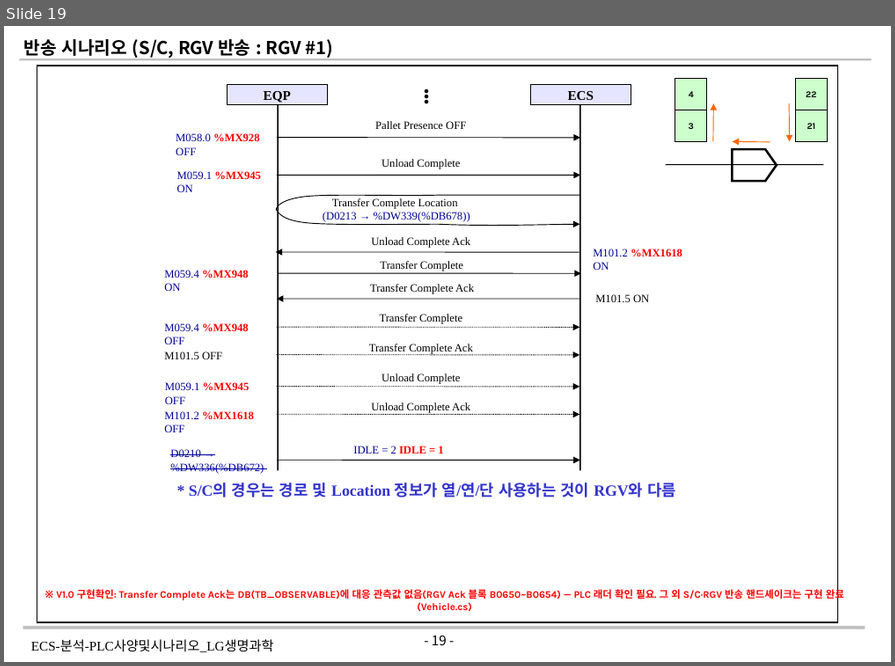
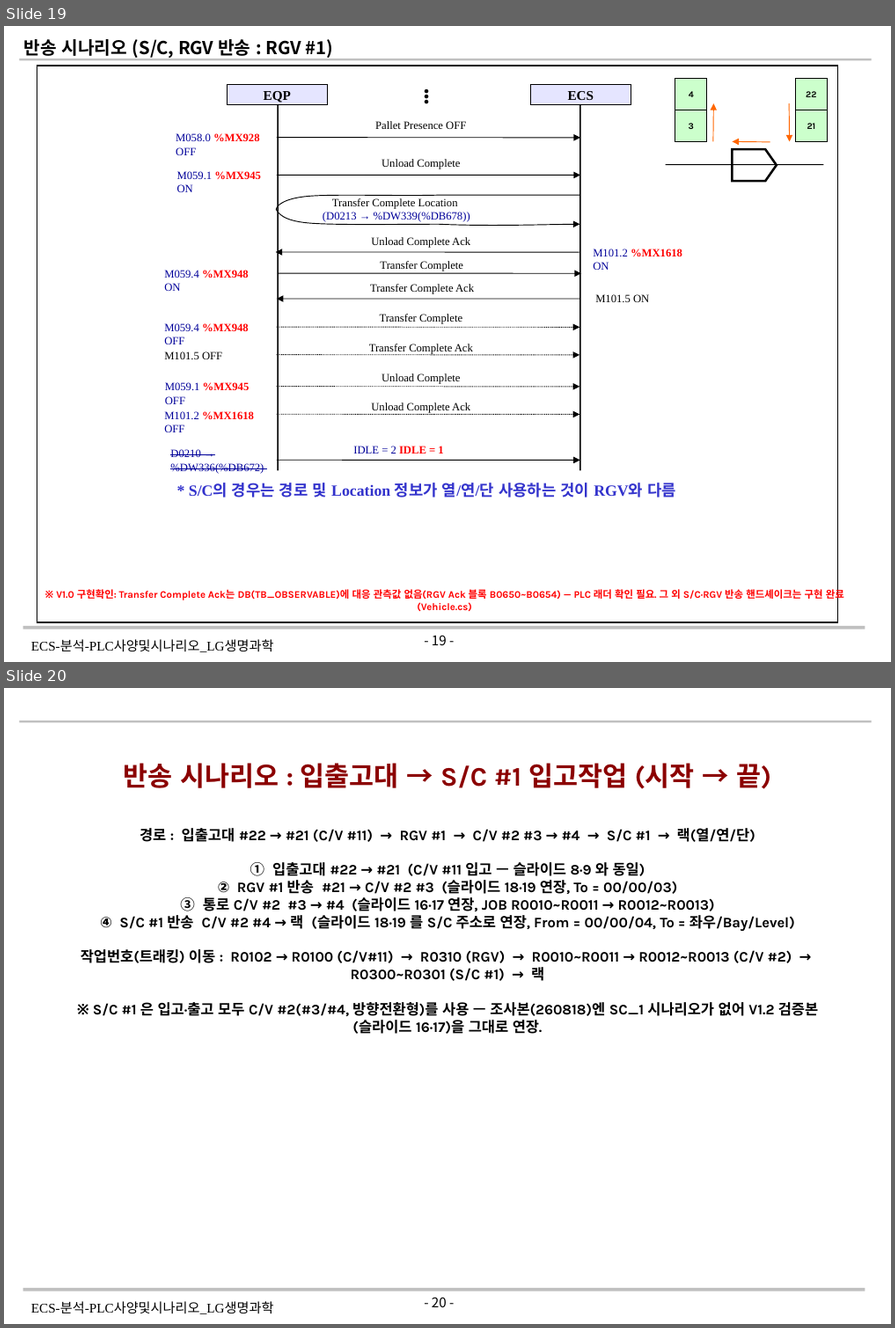
Before and after one commit to yeorijby-coder/LGLS_ALL, a slide deck: ECS-분석-PLC사양및시나리오_LG생명과학_V1.3_20260819.pptx. Shown one above the other, each under a label of ours: slide 19 before the commit, slides 19 and 20 after it. The pictures are 895x666 and 895x1328 pixels, drawn with LibreOffice and Linux fonts; fonts in the diff are those of the drawing; background and template pictures are left out. Boxes give left, top, right and bottom in pixels: in the first picture for what was removed or moved away, otherwise in the second. Text is boxed around its words. In the diff, an @@ line names an element or a change of style, - is before the commit and + after.

```diff
--- a/ECS-분석-PLC사양및시나리오_LG생명과학_V1.3_20260819.pptx
+++ b/ECS-분석-PLC사양및시나리오_LG생명과학_V1.3_20260819.pptx
@@ slide 20 added at box(4, 688, 891, 1324), background #FFFFFF; not listed: 4 template elements that a slide beside it also shows @@
@@ text added at box(124, 763, 771, 789), 24 pt, text #8B0000, bold @@
+반송 시나리오 : 입출고대 → S/C #1 입고작업 (시작 → 끝)
@@ text added at box(81, 828, 818, 1034), 13 pt, text #000000, bold @@
+경로 : 입출고대 #22 → #21 (C/V #11) → RGV #1 → C/V #2 #3 → #4 → S/C #1 → 랙(열/연/단)
+① 입출고대 #22 → #21 (C/V #11 입고 — 슬라이드 8·9 와 동일)
+② RGV #1 반송 #21 → C/V #2 #3 (슬라이드 18·19 연장, To = 00/00/03)
+③ 통로 C/V #2 #3 → #4 (슬라이드 16·17 연장, JOB R0010~R0011 → R0012~R0013)
+④ S/C #1 반송 C/V #2 #4 → 랙 (슬라이드 18·19 를 S/C 주소로 연장, From = 00/00/04, To = 좌우/Bay/Level)
+작업번호(트래킹) 이동 : R0102 → R0100 (C/V#11) → R0310 (RGV) → R0010~R0011 → R0012~R0013 (C/V #2) → R0300~R0301 (S/C #1) → 랙
+※ S/C #1 은 입고·출고 모두 C/V #2(#3/#4, 방향전환형)를 사용 — 조사본(260818)엔 SC_1 시나리오가 없어 V1.2 검증본(슬라이드 16·17)을 그대로 연장.
```
Also in this commit, not shown: 1 slide changed, 44 other slides added, 14 slides removed.
